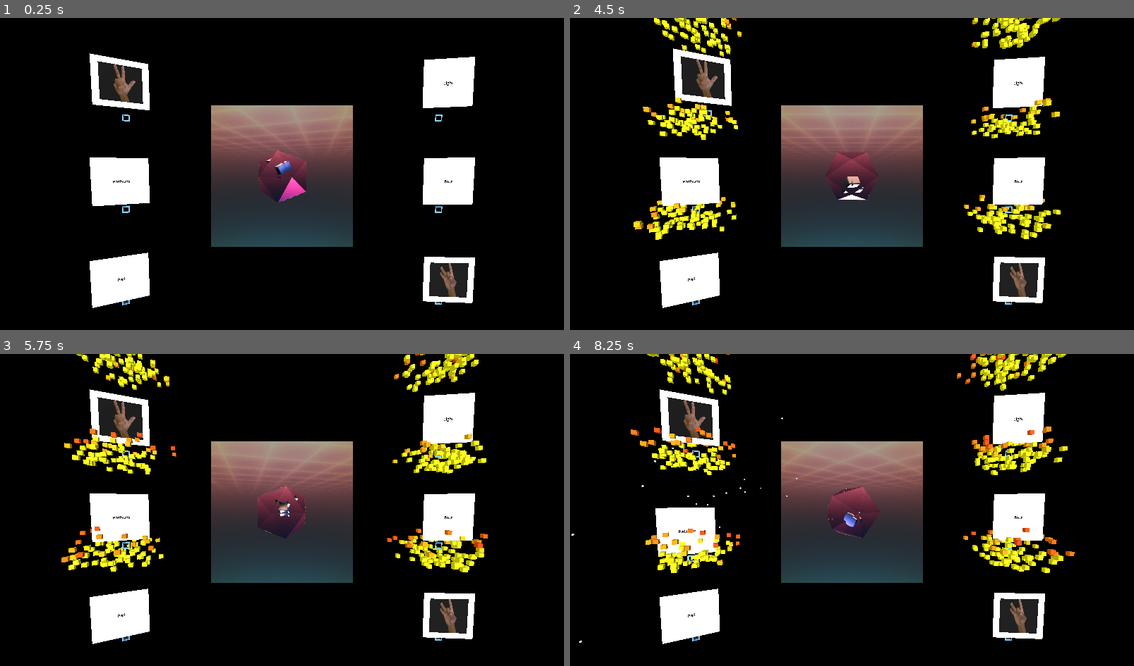
Above: before the commit, frames 1-4 (two rows, left to right).
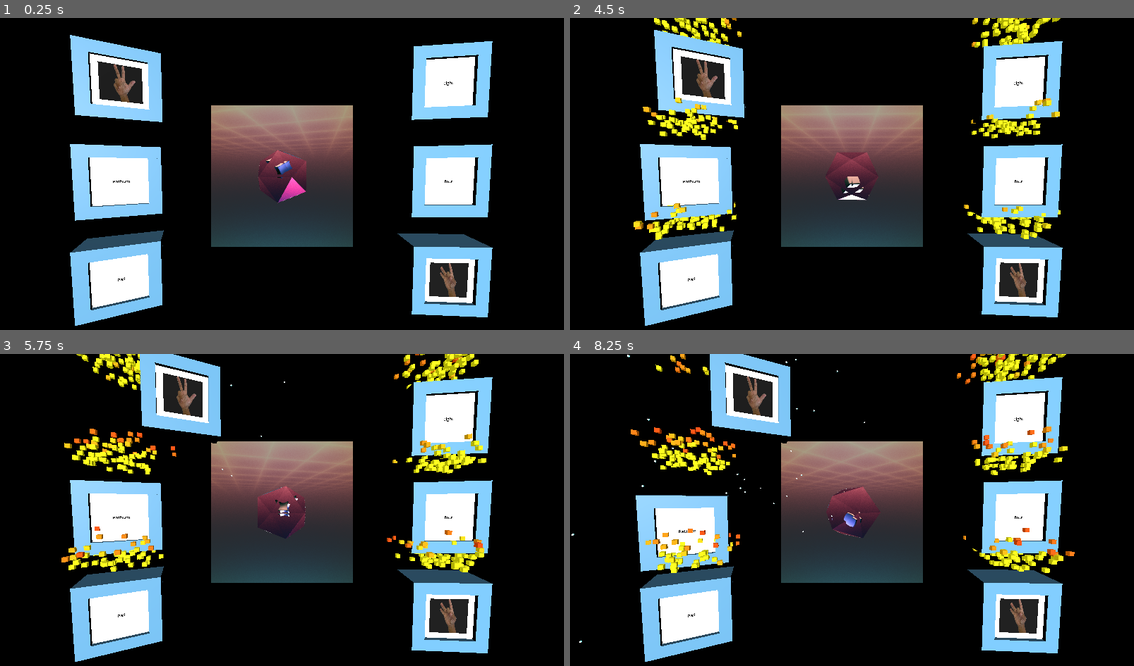
Above: after the commit, the same moments.

Repository: Kakcalu13/Mizo-godot-game
Game: Godot game, scene res://main.tscn
Two runs of this game, one before a commit and one after it. Both use one fixed random seed, a clock stepped at 60 frames per second and the inputs below. The project has no main scene, so this scene is started directly.
Inputs (mouse positions are in pixels of both pictures, inside the frame that each line leads up to):
- Up to frame 1 (0.25 s): no input
- Up to frame 2 (4.5 s): move the mouse to (976, 161) at 0.52 s; press the mouse at (976, 161) at 0.53 s; release the mouse at (976, 161) at 1.25 s; drag from (739, 192) to (823, 239) at 1.27 s; move the mouse to (908, 105) at 2.02 s; press the mouse at (908, 105) at 2.03 s; release the mouse at (908, 105) at 2.75 s; drag from (823, 239) to (682, 127) at 2.77 s; move the mouse to (1021, 223) at 3.52 s; press the mouse at (1021, 223) at 3.53 s; release the mouse at (1021, 223) at 4.25 s; drag from (682, 127) to (767, 96) at 4.27 s
- Up to frame 3 (5.75 s): move the mouse to (310, 513) at 5.02 s; press the mouse at (310, 513) at 5.03 s
- Up to frame 4 (8.25 s): release the mouse at (880, 513) at 5.75 s; drag from (767, 432) to (739, 528) at 5.77 s; move the mouse to (976, 497) at 6.52 s; press the mouse at (976, 497) at 6.53 s; release the mouse at (976, 497) at 7.25 s; drag from (739, 528) to (823, 575) at 7.27 s; move the mouse to (908, 441) at 8.02 s; press the mouse at (908, 441) at 8.03 s

The runs differ from the first frame. In frame 1, 13% of the frame differs, in the area x 12-88%, y 5-99%; in frame 2, 12%; in frame 3, 15%; in frame 4, 15%, in the area x 10-88%, y 0-99%.

Commit message:
added animationplayer

Diff:
--- a/source/numbers/window_and_particle.tscn
+++ b/source/numbers/window_and_particle.tscn
@@ -64,6 +64,32 @@
 radial_segments = 8
 rings = 4
 
+[sub_resource type="Animation" id="Animation_wqdu2"]
+resource_name = "matched_then_disappears"
+tracks/0/type = "scale_3d"
+tracks/0/imported = false
+tracks/0/enabled = true
+tracks/0/path = NodePath("Window")
+tracks/0/interp = 1
+tracks/0/loop_wrap = true
+tracks/0/keys = PackedFloat32Array(0.0666667, 1, 0.5, 0.5, 0.5, 0.233333, 1, 0.1, 0.1, 0.1, 0.4, 1, 0.2, 0.2, 0.2, 0.566667, 1, 0.1, 0.1, 0.1, 0.7, 1, 0.1, 0.1, 0.1, 0.866667, 1, 0.05, 0.05, 0.05)
+
+[sub_resource type="Animation" id="Animation_xgubj"]
+length = 0.001
+tracks/0/type = "scale_3d"
+tracks/0/imported = false
+tracks/0/enabled = true
+tracks/0/path = NodePath("Window")
+tracks/0/interp = 1
+tracks/0/loop_wrap = true
+tracks/0/keys = PackedFloat32Array(0, 1, 1, 1, 1)
+
+[sub_resource type="AnimationLibrary" id="AnimationLibrary_g8l55"]
+_data = {
+"RESET": SubResource("Animation_xgubj"),
+"matched_then_disappears": SubResource("Animation_wqdu2")
+}
+
 [node name="Node3D" type="Node3D"]
 
 [node name="window" parent="." instance=ExtResource("1_7h4cw")]
@@ -103,4 +129,11 @@
 process_material = SubResource("ParticleProcessMaterial_2dfom")
 draw_pass_1 = SubResource("SphereMesh_7lkv5")
 
+[node name="AnimationPlayer" type="AnimationPlayer" parent="window"]
+active = false
+libraries = {
+"": SubResource("AnimationLibrary_g8l55")
+}
+autoplay = "matched_then_disappears"
+
 [editable path="window"]
Not shown: 1 places in source/numbers/window_and_particle.tscn that only renumber resources
